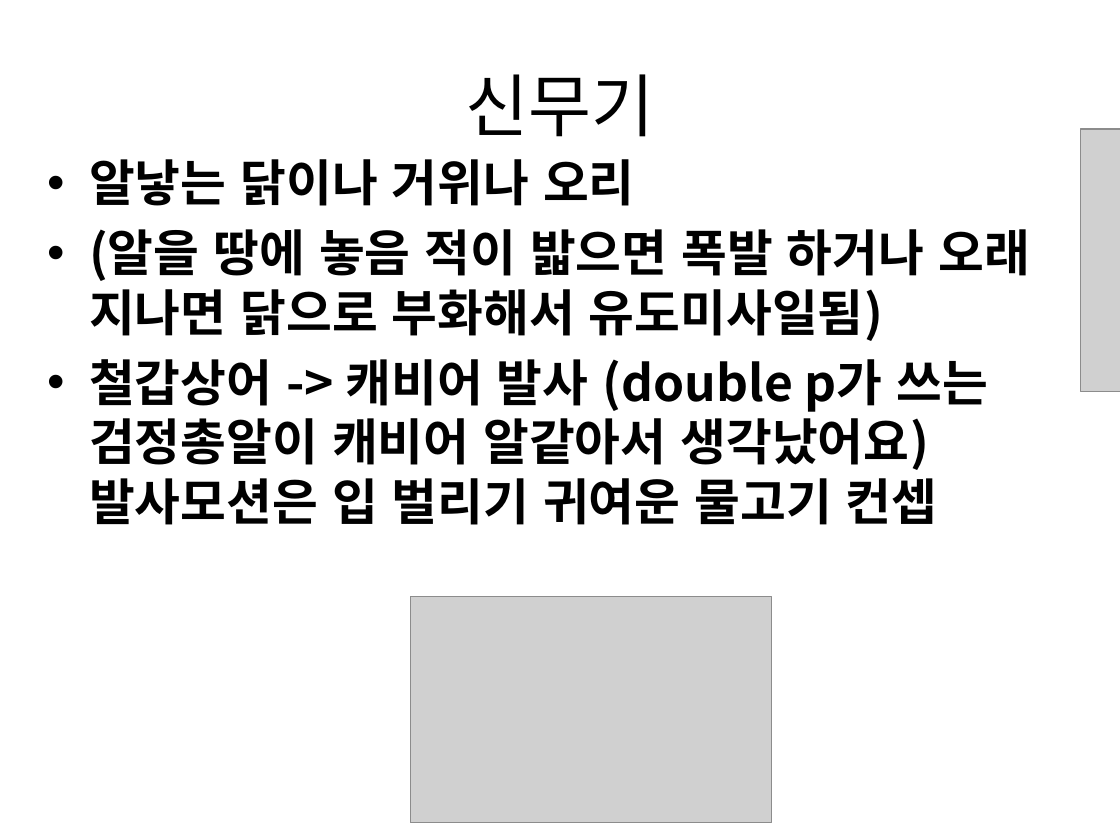
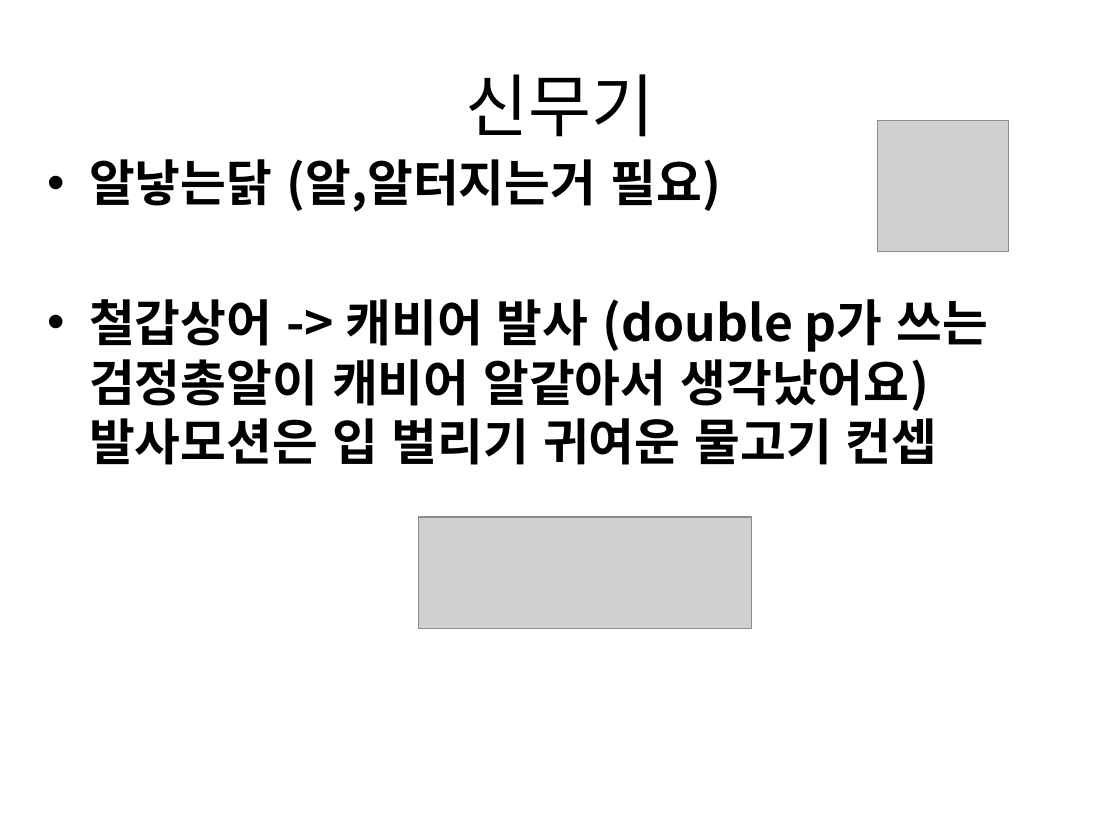
Before and after one commit to gkdlgndpdu/EscapeJail, a slide deck: slide 28 of EscapeJail/Assets/기획/스테이지1기획.pptx. Drawn at 1120x840 pixels with LibreOffice and Linux fonts; fonts in the diff are those of the drawing; grey boxes stand for pictures. Boxes give left, top, right and bottom in pixels: in the first picture for what was removed or moved away, otherwise in the second. Text is boxed around its words. In the diff, an @@ line names an element or a change of style, - is before the commit and + after.

```diff
--- a/EscapeJail/Assets/기획/스테이지1기획.pptx
+++ b/EscapeJail/Assets/기획/스테이지1기획.pptx
@@ picture resized from (x1=1081, y1=129, x2=1120, y2=391) to (x1=877, y1=120, x2=1008, y2=251) @@
@@ text at (x1=89, y1=159, x2=721, y2=212): text changed @@
-• 알낳는 닭이나 거위나 오리
-• (알을 땅에 놓음 적이 밟으면 폭발 하거나 오래 지나면 닭으로 부화해서 유도미사일됨)
+• 알낳는닭 (알,알터지는거 필요)
@@ picture resized from (x1=410, y1=596, x2=772, y2=822) to (x1=419, y1=517, x2=752, y2=629) @@
```
Also in this commit, not shown: 10 other slides changed, 1 slide removed, 28 other files.
